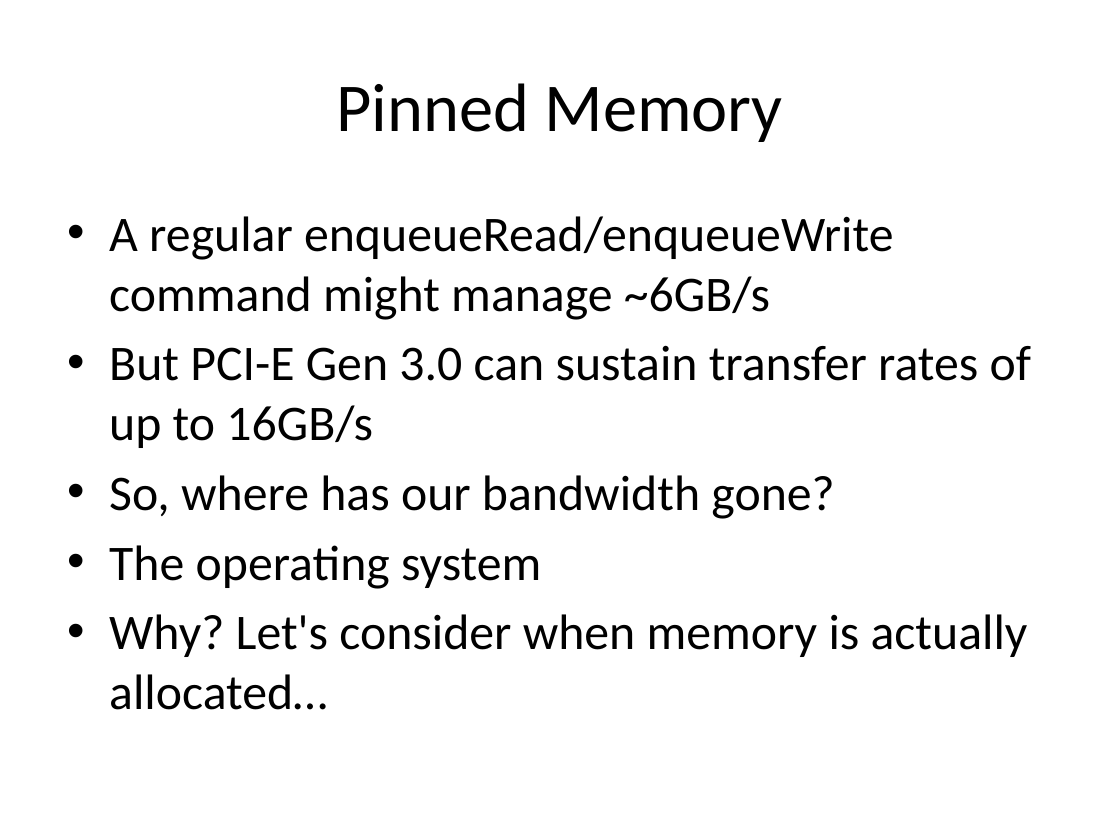
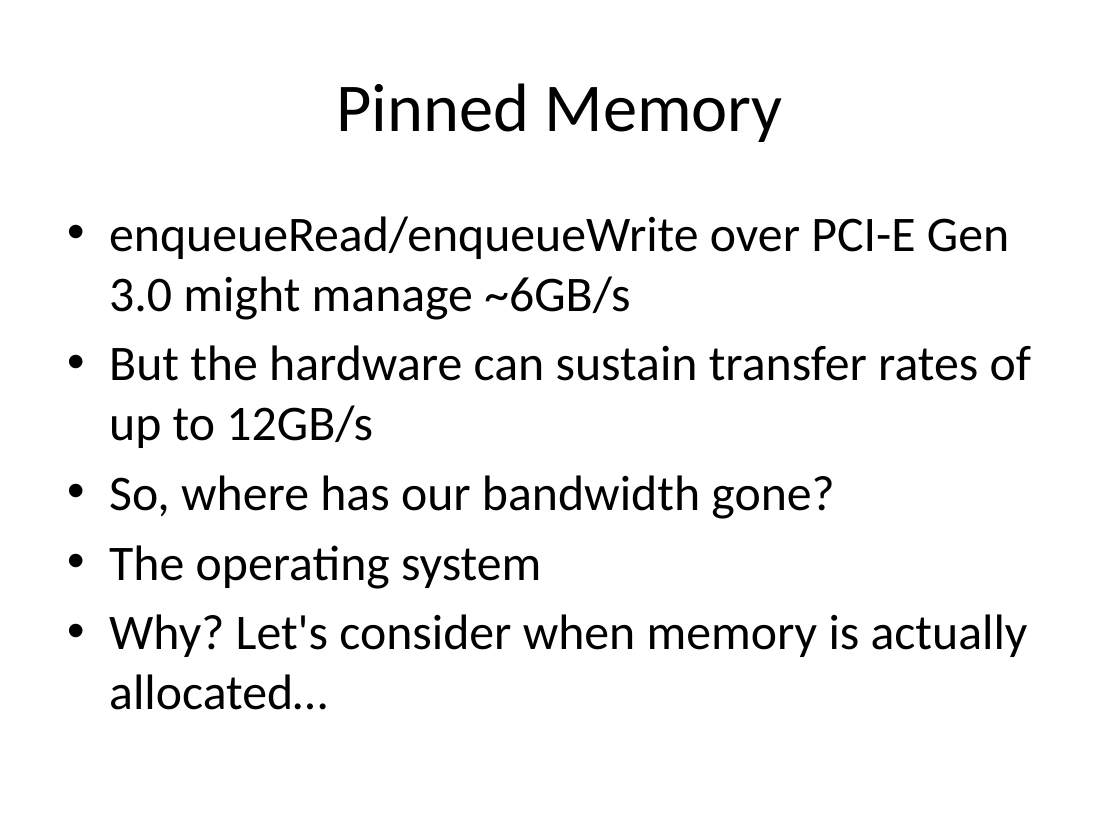
Before and after one commit to UoB-HPC/opencl-training-code, a slide deck: slide 13 of slides/advanced_part1.pptx. Drawn at 1120x840 pixels with LibreOffice and Linux fonts; fonts in the diff are those of the drawing. Boxes give left, top, right and bottom in pixels: in the first picture for what was removed or moved away, otherwise in the second. Text is boxed around its words. In the diff, an @@ line names an element or a change of style, - is before the commit and + after.

Commit message:
Part 1 updates
Minor wording improvements across several slides.

```diff
--- a/slides/advanced_part1.pptx
+++ b/slides/advanced_part1.pptx
@@ text at [109,216,1031,448]: text changed @@
-• A regular enqueueRead/enqueueWrite command might manage ~6GB/s
-• But PCI-E Gen 3.0 can sustain transfer rates of up to 16GB/s
+• enqueueRead/enqueueWrite over PCI-E Gen 3.0 might manage ~6GB/s
+• But the hardware can sustain transfer rates of up to 12GB/s
```
Also in this commit, not shown: 12 other slides changed.
